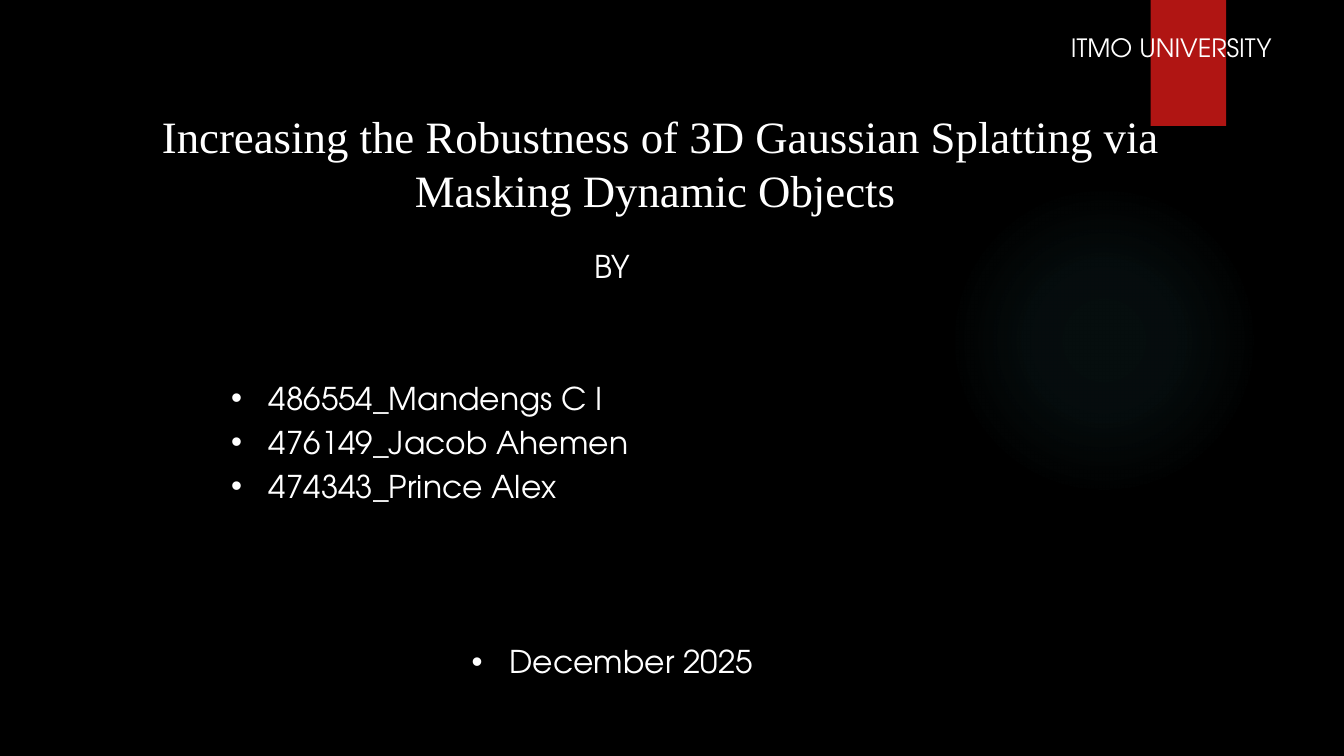
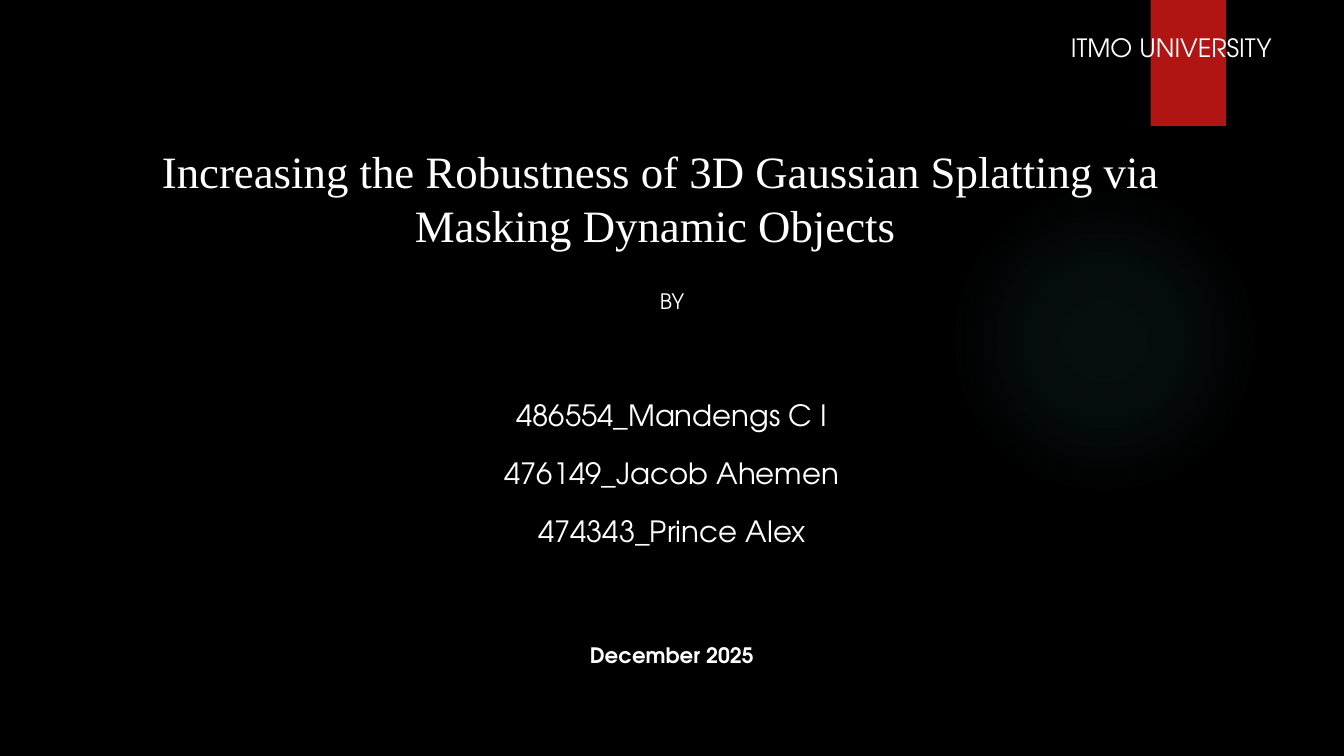
Before and after one commit to PrinssAlex/3dgs-dynamic-masking-47, a slide deck: slide 2 of 3D Gaussian Splatting via Masking Dynamic Objects.pptx. Drawn at 1344x756 pixels with LibreOffice and Linux fonts; fonts in the diff are those of the drawing; background and template pictures are left out. Boxes give left, top, right and bottom in pixels: in the first picture for what was removed or moved away, otherwise in the second. Text is boxed around its words. In the diff, an @@ line names an element or a change of style, - is before the commit and + after.

```diff
--- a/3D Gaussian Splatting via Masking Dynamic Objects.pptx
+++ b/3D Gaussian Splatting via Masking Dynamic Objects.pptx
@@ text "Increasing the Robustness of 3D ...": place and size @@
-text "Increasing the Robustness of 3D ..." at <box>162,119,1159,216</box>
+text "Increasing the Robustness of 3D ..." at <box>162,156,1159,251</box>
@@ text "BY": place and size @@
-text "BY" at <box>269,254,753,674</box>
+text "BY" at <box>505,293,839,664</box>
@@ text "BY" at <box>505,293,839,664</box>: size 22.4 to 15.2 pt in "BY", "December 2025"; size 22.4 to 20.9 pt in "486554_Mandengs C I", "476149_Jacob Ahemen", "474343_Prince Alex"; bold on in "December 2025"; less space between paragraphs; alignment left to centre; bullet • to none; line spacing 1 to 1.5 @@
```
Also in this commit, not shown: 8 other slides changed, 2 slides removed.
